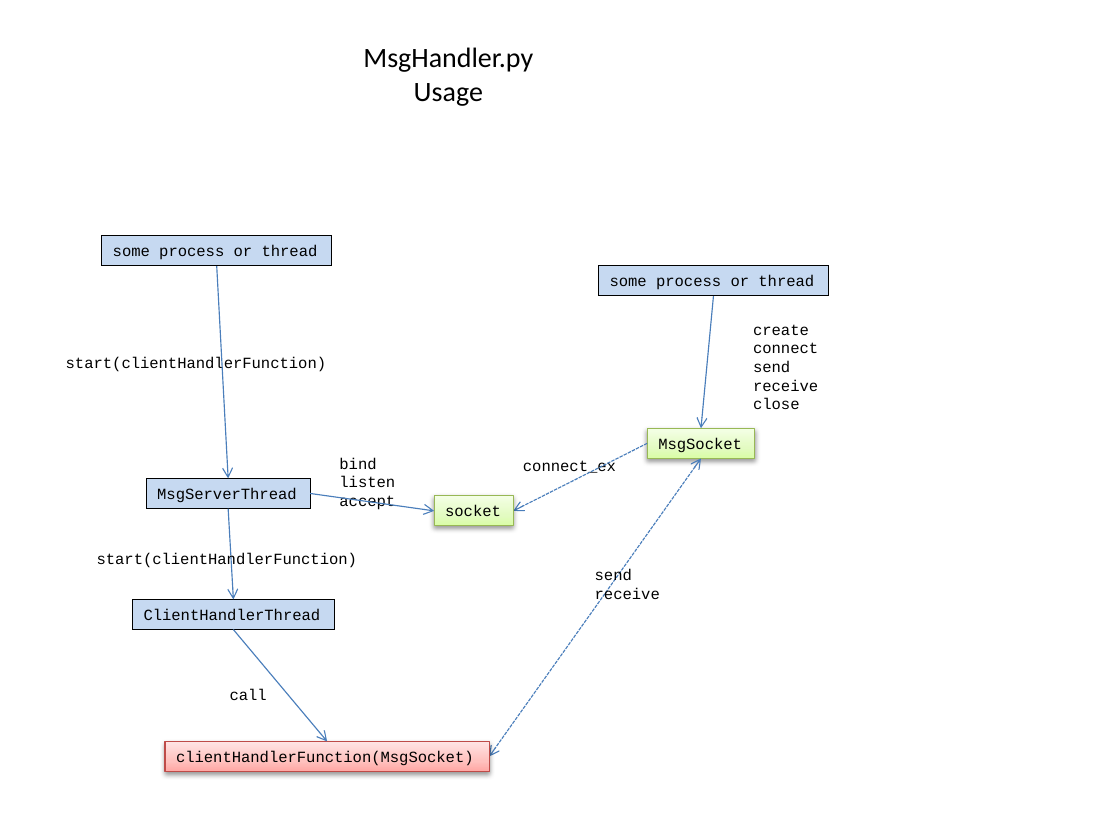
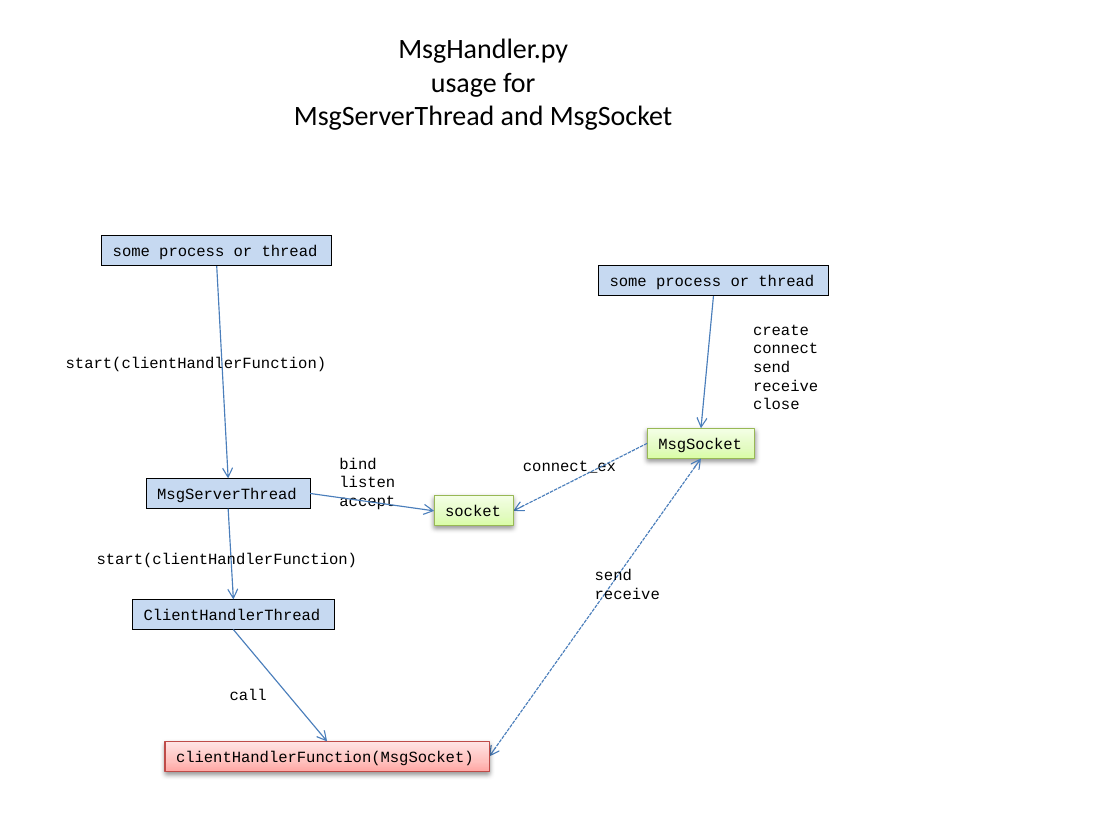
Before and after one commit to mlozborne/motin, a slide deck: slide 5 of Scripting/ScriptingDocumenation/DesignDiagrams.pptx. Drawn at 1120x840 pixels with LibreOffice and Linux fonts; fonts in the diff are those of the drawing. Boxes give left, top, right and bottom in pixels: in the first picture for what was removed or moved away, otherwise in the second. Text is boxed around its words. In the diff, an @@ line names an element or a change of style, - is before the commit and + after.

```diff
--- a/Scripting/ScriptingDocumenation/DesignDiagrams.pptx
+++ b/Scripting/ScriptingDocumenation/DesignDiagrams.pptx
@@ text "MsgHandler.py": place and size @@
-text "MsgHandler.py" at bbox=[363, 47, 533, 106]
+text "MsgHandler.py" at bbox=[294, 38, 672, 130]
@@ text at bbox=[398, 38, 568, 63]: alignment left to centre @@
@@ text at bbox=[294, 72, 672, 130]: text changed @@
-Usage
+usage for
+MsgServerThread and MsgSocket
```
Also in this commit, not shown: 2 other slides changed, 2 other files.
